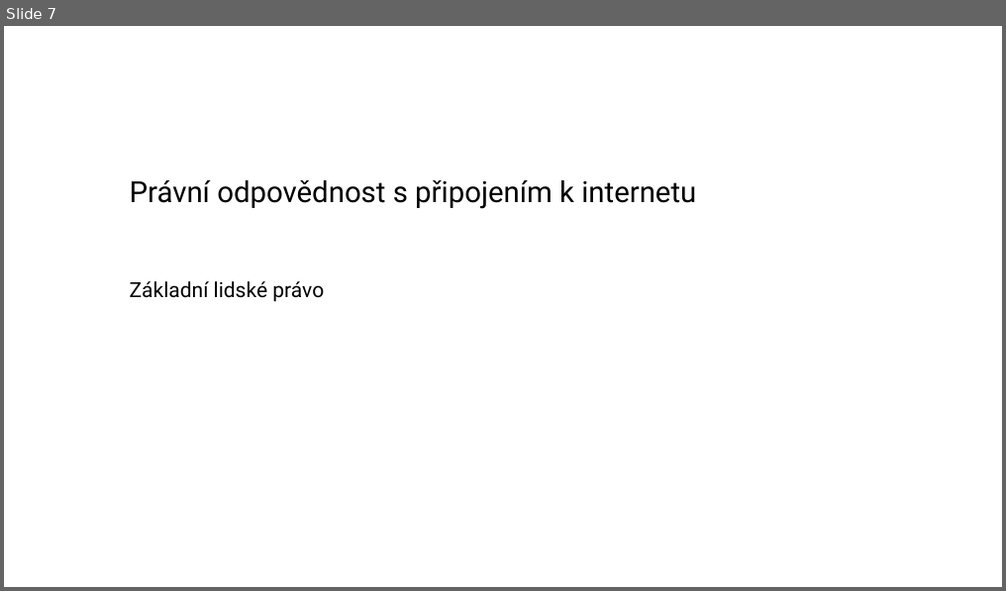
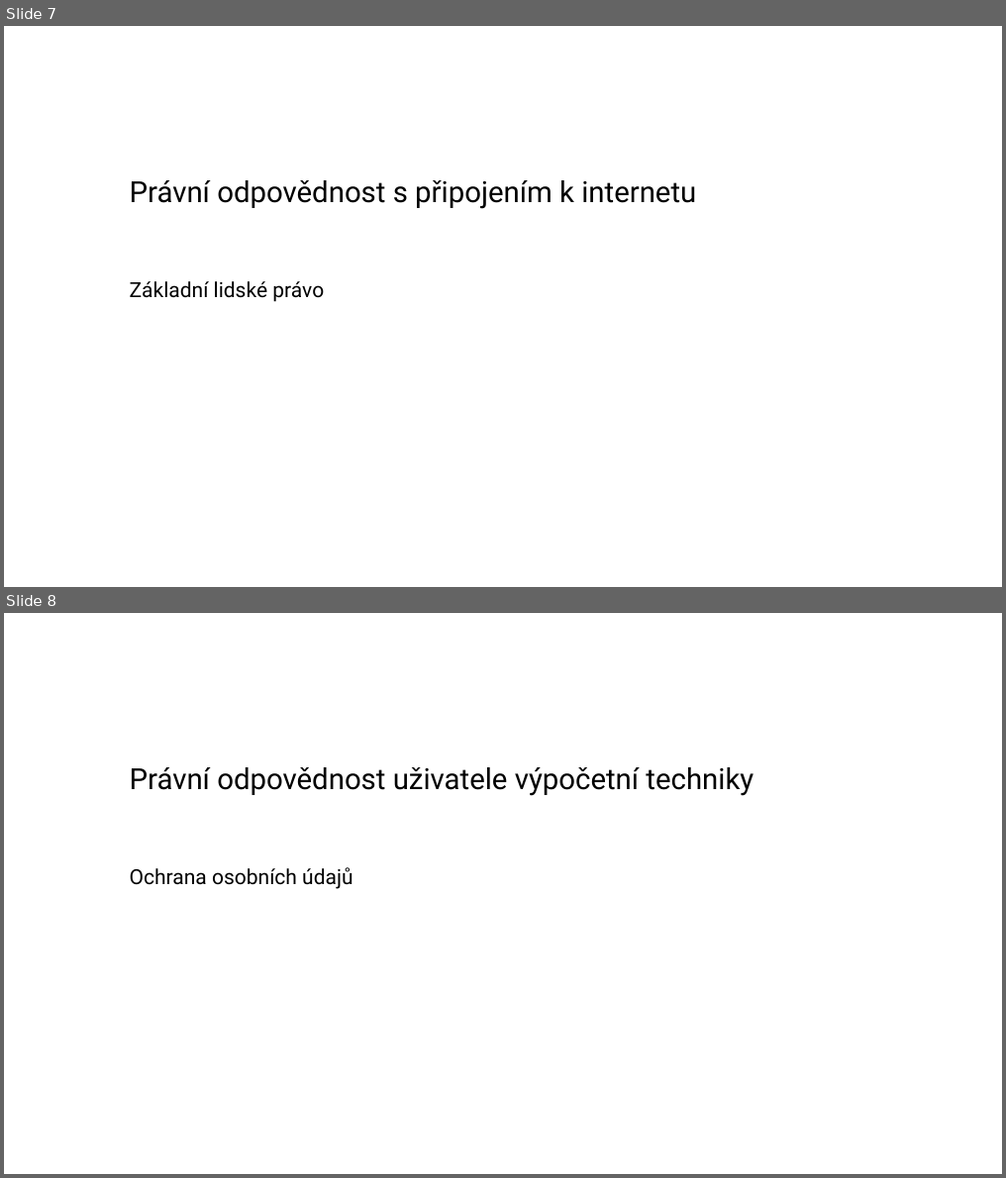
Before and after one commit to zimice/pr2_it_use, a slide deck: Kochanek_projekt_II_it_use_liability.pptx. Shown one above the other, each under a label of ours: slide 7 before the commit, slides 7 and 8 after it. The pictures are 1006x591 and 1006x1178 pixels, drawn with LibreOffice and Linux fonts; fonts in the diff are those of the drawing; background and template pictures are left out. Boxes give left, top, right and bottom in pixels: in the first picture for what was removed or moved away, otherwise in the second. Text is boxed around its words. In the diff, an @@ line names an element or a change of style, - is before the commit and + after.

```diff
--- a/Kochanek_projekt_II_it_use_liability.pptx
+++ b/Kochanek_projekt_II_it_use_liability.pptx
@@ slide 8 added at <box>4,613,1002,1174</box>, background #FFFFFF @@
@@ title added at <box>130,767,753,796</box>, 28 pt, text #000000 @@
+Právní odpovědnost uživatele výpočetní techniky
@@ text added at <box>130,867,353,889</box>, 20 pt, text #000000 @@
+Ochrana osobních údajů
```
Also in this commit, not shown: 2 slides changed, 1 other file.
